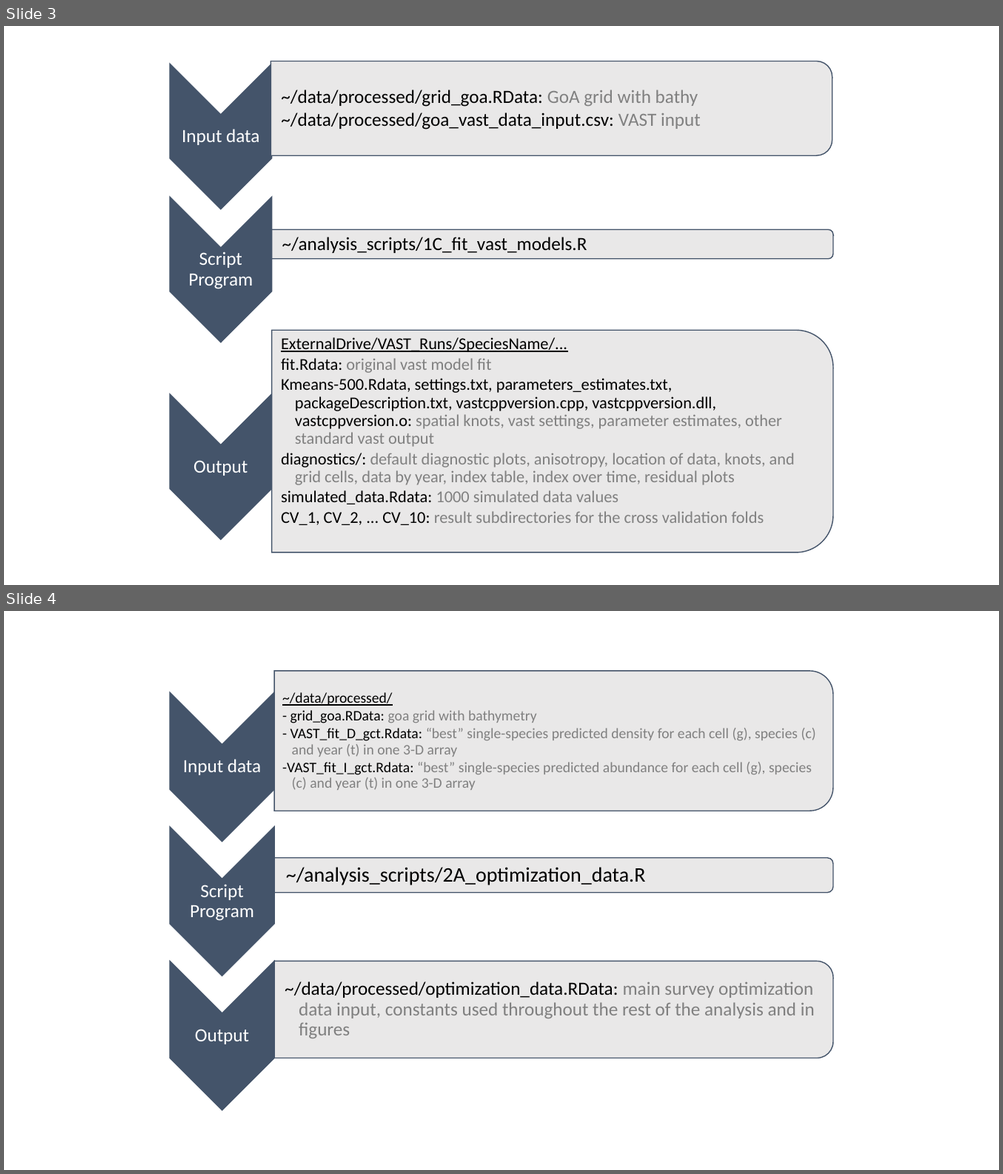
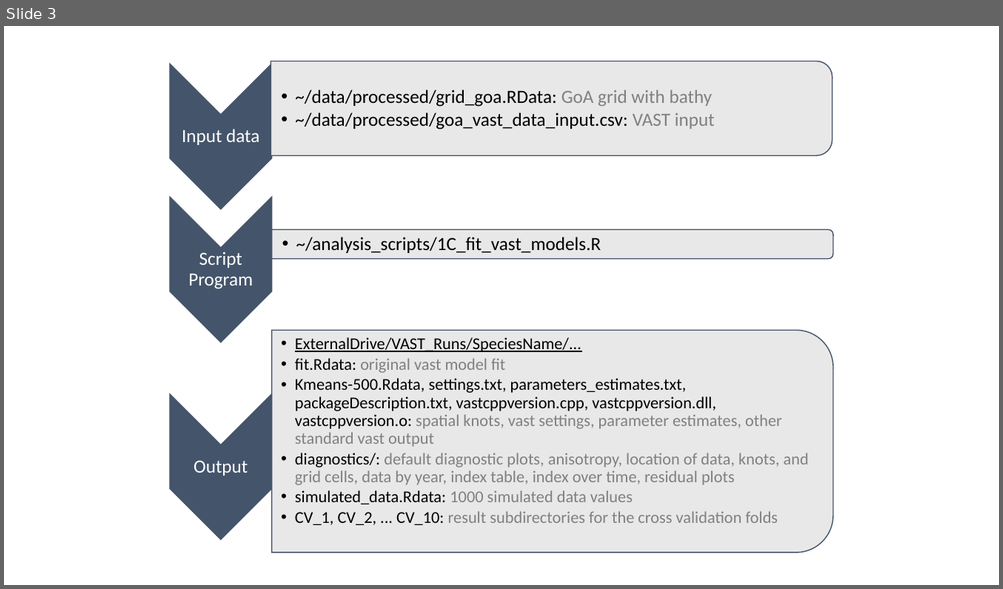
Before and after one commit to zoyafuso-NOAA/Optimal_Allocation_GoA, a slide deck: graphics/Workflow.pptx. Shown one above the other, each under a label of ours: slides 3 and 4 before the commit, slide 3 after it. The pictures are 1003x1174 and 1003x589 pixels, drawn with LibreOffice and Linux fonts; fonts in the diff are those of the drawing. Boxes give left, top, right and bottom in pixels: in the first picture for what was removed or moved away, otherwise in the second. Text is boxed around its words. In the diff, an @@ line names an element or a change of style, - is before the commit and + after.

Commit message:
updated with different data types

```diff
--- a/graphics/Workflow.pptx
+++ b/graphics/Workflow.pptx
@@ slide 4 removed at (4, 611, 999, 1170), background #FFFFFF @@
@@ group removed at (170, 671, 834, 1111): 6 texts, 3 chevrons, 3 round same rects @@
-Input data
-  ~/data/processed/
-  - grid_goa.RData: goa grid with bathymetry
-  - VAST_fit_D_gct.Rdata: “best” single-species predicted density for each cell (g), species (c) and year (t) in one 3-D array
-  -VAST_fit_I_gct.Rdata: “best” single-species predicted abundance for each cell (g), species (c) and year (t) in one 3-D array
-Script Program
-  ~/analysis_scripts/2A_optimization_data.R
-Output
-  ~/data/processed/optimization_data.RData: main survey optimization data input, constants used throughout the rest of the analysis and in figures
@@ slide 3 changed as well @@
@@ bullet none to •• in 3 elements at (295, 90, 714, 130), (296, 237, 601, 253), (295, 338, 808, 526) @@
```
Also in this commit, not shown: 4 other slides changed, 1 slide added, 1 other file.
